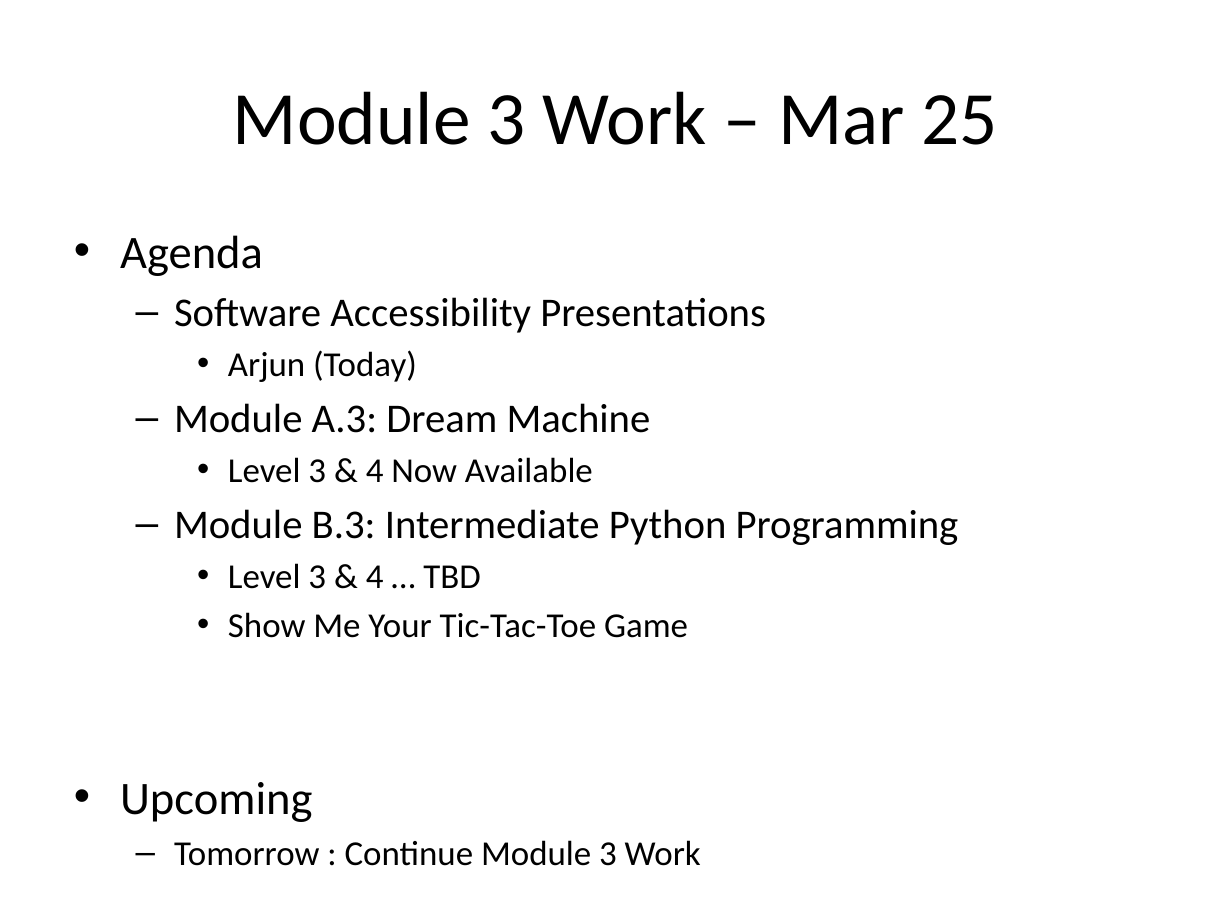
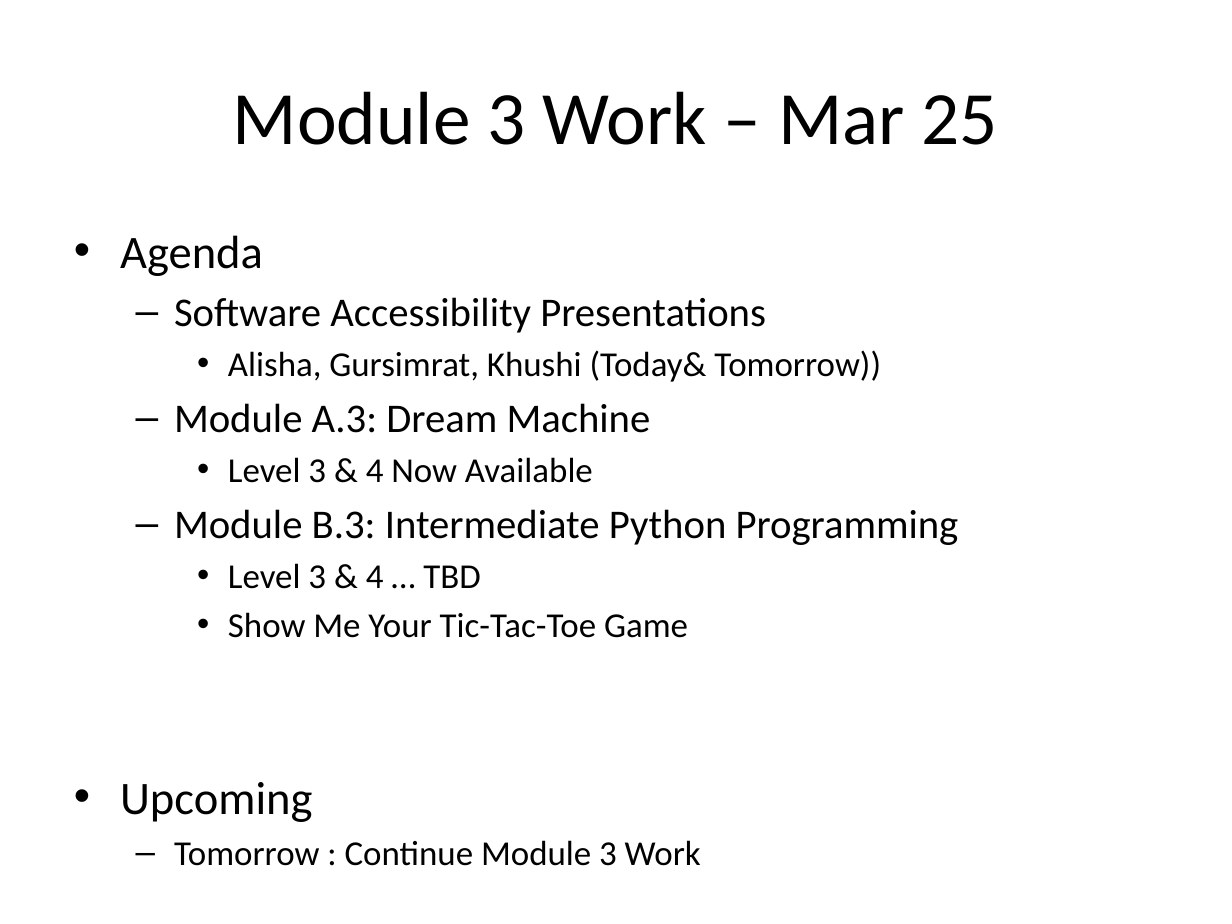
Before and after one commit to Greg5519/Old2O, a slide deck: slide 1 of Daily Agendas/Day7.1_ModuleWork.pptx. Drawn at 1232x924 pixels with LibreOffice and Linux fonts; fonts in the diff are those of the drawing. Boxes give left, top, right and bottom in pixels: in the first picture for what was removed or moved away, otherwise in the second. Text is boxed around its words. In the diff, an @@ line names an element or a change of style, - is before the commit and + after.

```diff
--- a/Daily Agendas/Day7.1_ModuleWork.pptx
+++ b/Daily Agendas/Day7.1_ModuleWork.pptx
@@ text at (x1=228, y1=350, x2=881, y2=382): text changed @@
-    • Arjun (Today)
+    • Alisha, Gursimrat, Khushi (Today& Tomorrow))
```
Also in this commit, not shown: 1 other file.
